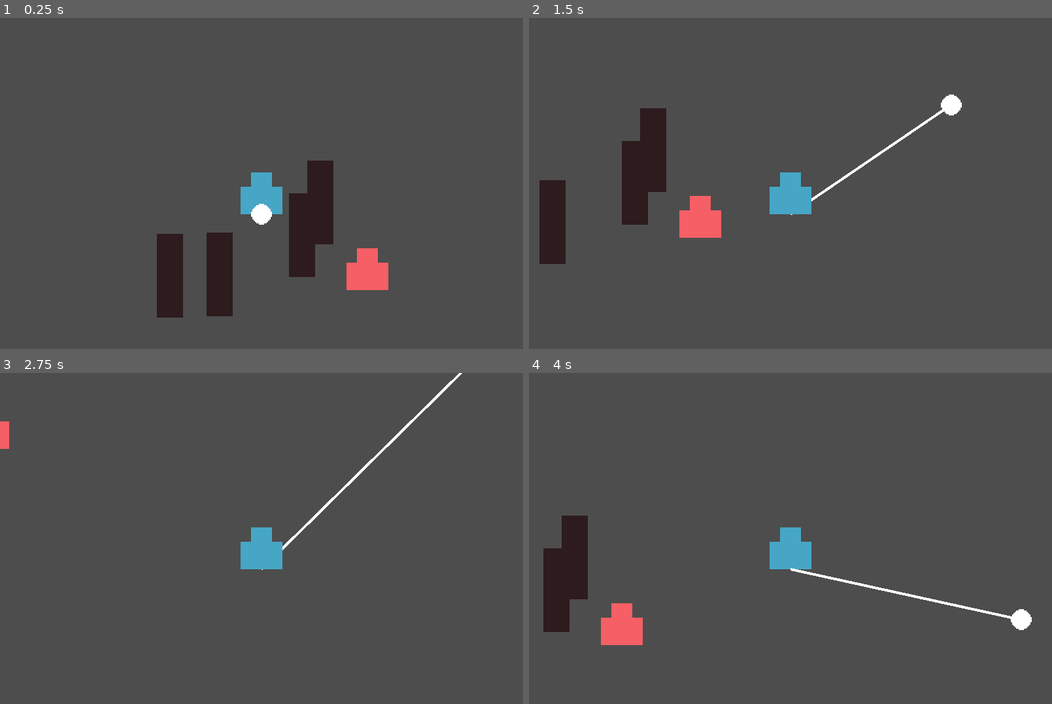
Above: before the commit, frames 1-4 (two rows, left to right).
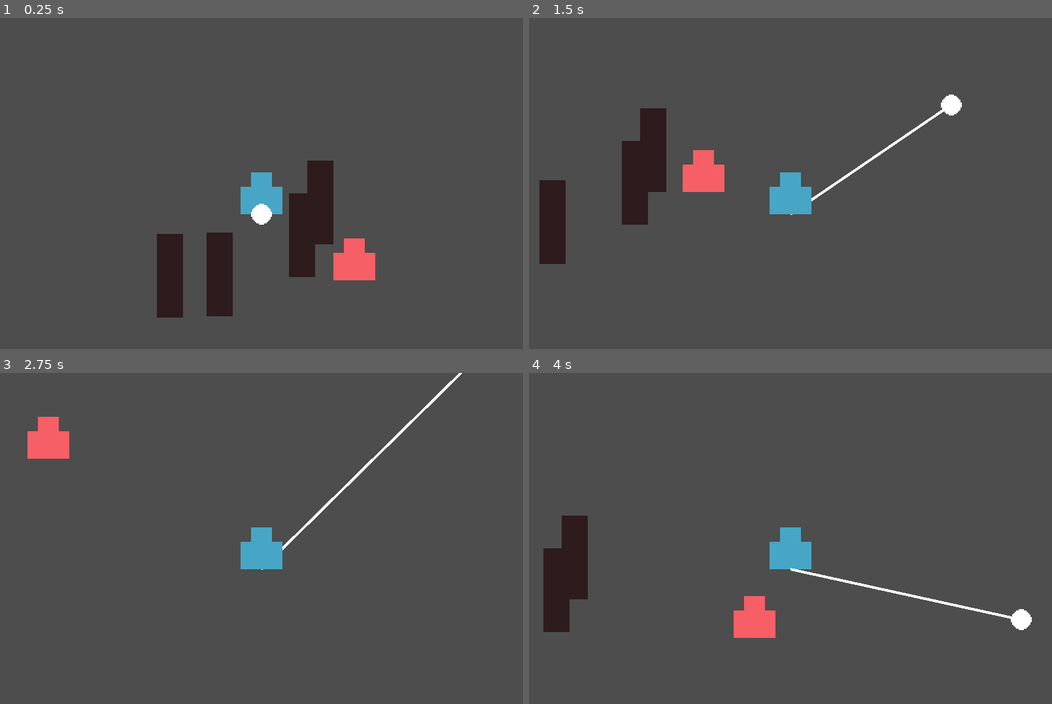
Above: after the commit, the same moments.

Repository: martindzejky/gmtk2025
Game: Godot game, scene res://main.tscn
Two runs of this game, one before a commit and one after it. Both use one fixed random seed, a clock stepped at 60 frames per second and the inputs below.
Inputs (mouse positions are in pixels of both pictures, inside the frame that each line leads up to):
- Up to frame 1 (0.25 s): no input
- Up to frame 2 (1.5 s): move the mouse to (905, 193) at 0.52 s; hold D (move_right) 0.53-1.28 s; click (905, 193) at 0.6 s; move the mouse to (685, 233) at 1.27 s; hold S (move_down) from 1.28 s (still down); click (685, 233) at 1.35 s
- Up to frame 3 (2.75 s): move the mouse to (313, 482) at 2.02 s; release S (move_down) at 2.03 s; hold D (move_right) from 2.03 s (still down); click (313, 482) at 2.1 s
- Up to frame 4 (4 s): move the mouse to (764, 647) at 2.77 s; release D (move_right) at 2.78 s; hold W (move_up) 2.78-3.53 s; click (764, 647) at 2.85 s; move the mouse to (947, 627) at 3.52 s; hold A (move_left) from 3.53 s (still down); click (947, 627) at 3.6 s

The runs differ from the first frame. In frame 1, 0.8% of the frame differs, in the area x 63-75%, y 66-83%; in frame 2, 1.7%, in the area x 28-38%, y 39-67%; in frame 3, 1.0%; in frame 4, 1.7%.

Commit message:
hook now hooks on enemy

Diff:
--- /dev/null
+++ b/autoload/game.gd
@@ -0,0 +1,9 @@
+extends Node
+# this is the Game autoload
+
+var player: Player
+var hook: Hook
+
+func _ready():
+  player = get_tree().get_first_node_in_group('player')
+  hook = get_tree().get_first_node_in_group('hook')
--- a/objects/enemy.tscn
+++ b/objects/enemy.tscn
@@ -1,11 +1,15 @@
-[gd_scene load_steps=3 format=3 uid="uid://r4tfd7m8uo5"]
+[gd_scene load_steps=4 format=3 uid="uid://r4tfd7m8uo5"]
 
+[ext_resource type="Script" uid="uid://fieie7mlojfh" path="res://scripts/enemy.gd" id="1_7jlpp"]
 [ext_resource type="Texture2D" uid="uid://vhkk0mpqefa4" path="res://sprites/dude.png" id="1_882u1"]
 
 [sub_resource type="CircleShape2D" id="CircleShape2D_882u1"]
 radius = 8.0
 
 [node name="enemy" type="CharacterBody2D" groups=["enemy"]]
+collision_layer = 4
+collision_mask = 7
+script = ExtResource("1_7jlpp")
 
 [node name="sprite" type="Sprite2D" parent="."]
 modulate = Color(0.959393, 0.373996, 0.395027, 1)
--- a/objects/player.tscn
+++ b/objects/player.tscn
@@ -9,7 +9,12 @@
 [sub_resource type="CircleShape2D" id="CircleShape2D_player"]
 radius = 8.0
 
+[sub_resource type="CircleShape2D" id="CircleShape2D_f46kd"]
+radius = 15.0
+
 [node name="player" type="CharacterBody2D" groups=["player"]]
+collision_layer = 2
+collision_mask = 7
 motion_mode = 1
 script = ExtResource("1_ykyjo")
 
@@ -29,7 +34,8 @@
 player = NodePath("..")
 hook = NodePath("hook")
 
-[node name="hook" type="Node2D" parent="lasso" node_paths=PackedStringArray("player", "lasso")]
+[node name="hook" type="Area2D" parent="lasso" node_paths=PackedStringArray("player", "lasso") groups=["hook"]]
+collision_mask = 5
 script = ExtResource("4_f46kd")
 player = NodePath("../..")
 lasso = NodePath("..")
@@ -37,3 +43,8 @@
 
 [node name="sprite" type="Sprite2D" parent="lasso/hook"]
 texture = ExtResource("4_nmc1l")
+
+[node name="shape" type="CollisionShape2D" parent="lasso/hook"]
+shape = SubResource("CircleShape2D_f46kd")
+
+[connection signal="body_entered" from="lasso/hook" to="lasso/hook" method="_on_body_entered"]
--- a/project.godot
+++ b/project.godot
@@ -16,6 +16,10 @@
 config/features=PackedStringArray("4.4", "GL Compatibility")
 config/icon="res://icon.svg"
 
+[autoload]
+
+Game="*res://autoload/game.gd"
+
 [display]
 
 window/size/viewport_width=800
@@ -26,6 +30,7 @@
 
 player=""
 enemy=""
+hook=""
 
 [input]
 
@@ -55,6 +60,12 @@
 ]
 }
 
+[layer_names]
+
+2d_physics/layer_1="default"
+2d_physics/layer_2="player"
+2d_physics/layer_3="enemy"
+
 [rendering]
 
 textures/canvas_textures/default_texture_filter=0
--- /dev/null
+++ b/scripts/enemy.gd
@@ -0,0 +1,12 @@
+extends CharacterBody2D
+class_name Enemy
+
+var speed := 50.0
+
+func _physics_process(_delta):
+  var direction := global_position.direction_to(Game.player.global_position)
+  velocity = direction * speed
+  move_and_slide()
+
+func is_hooked():
+  return Game.hook.state == Hook.State.HOOKED and Game.hook.get_parent() == self
--- a/scripts/hook.gd
+++ b/scripts/hook.gd
@@ -43,10 +43,25 @@
 
       if global_position.distance_to(player.global_position) < 10:
         state = State.WITH_PLAYER
-        reparent(lasso, false)
+        reparent(lasso)
         position = Vector2.ZERO
 
 func _draw():
   if state != State.WITH_PLAYER:
     # draw chain to the player
     draw_line(Vector2.ZERO, player.global_position - global_position, Color.WHITE, 2.0)
+
+
+func _on_body_entered(body: Node2D):
+  # we hit something...
+
+  if state != State.FLYING: return
+
+  print('Hook hit: ', body)
+
+  if body is Enemy:
+    state = State.HOOKED
+    reparent(body)
+    position = Vector2.ZERO
+  else:
+    state = State.RETURNING
Not shown, added: autoload/game.gd.uid
Not shown: 1 places in objects/player.tscn that only renumber resources
Not shown, added: scripts/enemy.gd.uid
